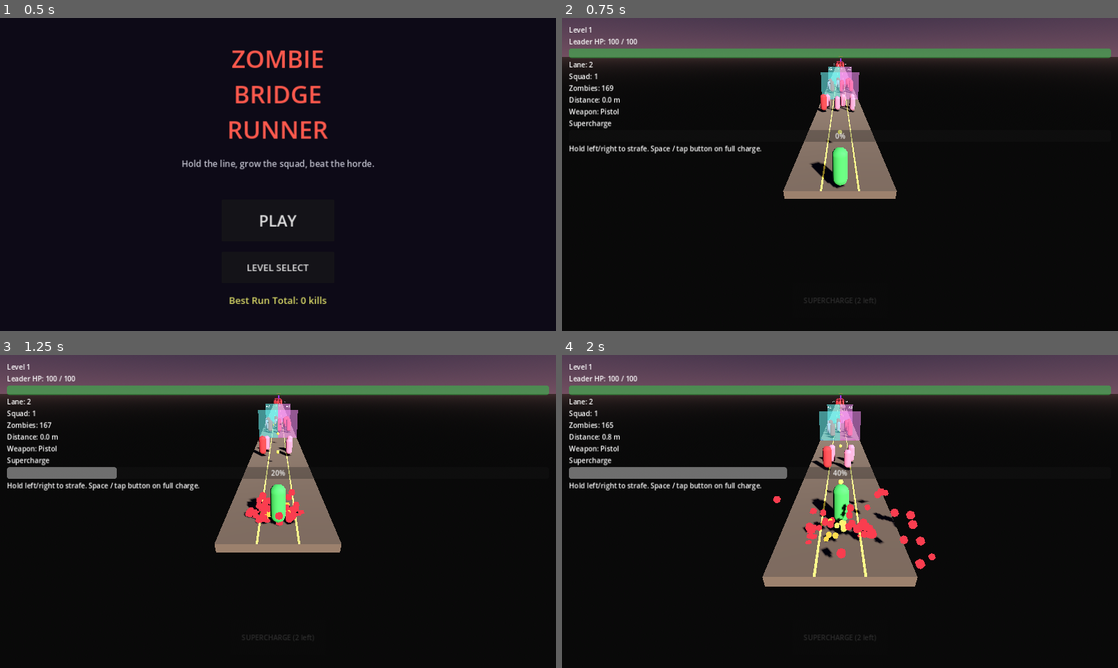
Above: before the commit, frames 1-4 (two rows, left to right).
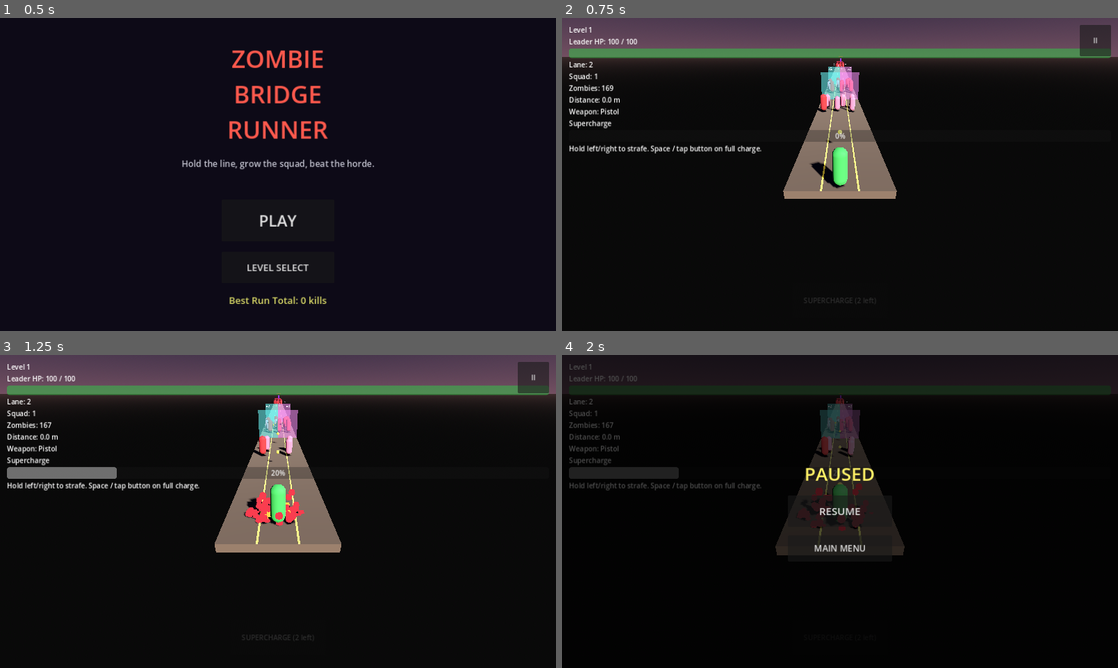
Above: after the commit, the same moments.

Repository: PawandeepSinghKhalsa/Hold-the-Line
Game: Godot game, scene res://scenes/title.tscn
The game is run twice, just before and just after one commit, with the same random seed, the same clock (stepped at 60 frames per second) and the same inputs.
Inputs (mouse positions are in pixels of both pictures, inside the frame that each line leads up to):
- Up to frame 1 (0.5 s): no input
- Up to frame 2 (0.75 s): click "PLAY" at 0.5 s
- Up to frame 3 (1.25 s): no input
- Up to frame 4 (2 s): click (1095, 376) at 1.25 s, where only the run after the commit has a clickable "II"

Frame 1 is identical in both runs. In frame 2, 0.6% of the frame differs, in the area x 93-99%, y 2-13%; in frame 3, 0.6%; in frame 4, 27%, in the area x 0-100%, y 0-92%.
Error before the commit: Invalid access to property or key 'lane_index' on a base object of type 'CharacterBody3D (soldier.gd)'. (res://scripts/hud.gd:52)
Error after the commit: Invalid access to property or key 'lane_index' on a base object of type 'CharacterBody3D (soldier.gd)'. (res://scripts/hud.gd:61)

Commit message:
Add pause button + pause overlay (desktop Escape / on-screen tap)
Wires a proper pause flow to the in-game HUD so the player can
freeze the action to look at the board or bail to the main menu
mid-run.

Behaviour:
- A small "II" button anchored to the top-right of the HUD pauses
  the game on tap.
- Pressing Escape on desktop toggles pause on / off (new "pause"
  input action added to project.godot, keycode 4194305).
- Pause overlay dims the screen 70% and shows a PAUSED title plus
  RESUME and MAIN MENU buttons.
- RESUME unpauses. MAIN MENU clears the pause flag first and routes
  through LevelManager.go_to_title so the next scene loads running.

Implementation:
- Pause is driven by get_tree().paused. The pause button, overlay,
  and HUD root CanvasLayer are all set process_mode = ALWAYS (3)
  so they keep processing input while the rest of the scene is
  frozen. Game-world nodes (soldier, zombies, bullets, spawners)
  stay on default PAUSABLE and freeze correctly.
- Pause is disabled once the run ends (victory / game over); the
  pause button hides when the post-run banner appears, so the
  player can't pause a finished level.
- Escape toggle is gated on GameManager.is_running so you can't
  pause on a menu scene.

https://claude.ai/code/session_01WNZkPqonAe5zQESFZUsP36

Diff:
--- a/project.godot
+++ b/project.godot
@@ -43,6 +43,11 @@
 "events": [Object(InputEventKey,"resource_local_to_scene":false,"resource_name":"","device":-1,"window_id":0,"alt_pressed":false,"shift_pressed":false,"ctrl_pressed":false,"meta_pressed":false,"pressed":false,"keycode":32,"physical_keycode":0,"key_label":0,"unicode":32,"echo":false,"script":null)
 ]
 }
+pause={
+"deadzone": 0.5,
+"events": [Object(InputEventKey,"resource_local_to_scene":false,"resource_name":"","device":-1,"window_id":0,"alt_pressed":false,"shift_pressed":false,"ctrl_pressed":false,"meta_pressed":false,"pressed":false,"keycode":4194305,"physical_keycode":0,"key_label":0,"unicode":0,"echo":false,"script":null)
+]
+}
 
 [input_devices]
 
--- a/scenes/hud.tscn
+++ b/scenes/hud.tscn
@@ -4,6 +4,7 @@
 
 [node name="HUD" type="CanvasLayer"]
 script = ExtResource("1_hud")
+process_mode = 3
 
 [node name="DamageFlash" type="ColorRect" parent="."]
 anchors_preset = 15
@@ -134,3 +135,73 @@
 focus_mode = 0
 visible = false
 text = "MAIN MENU"
+
+[node name="PauseButton" type="Button" parent="."]
+custom_minimum_size = Vector2(72, 72)
+anchors_preset = 1
+anchor_left = 1.0
+anchor_right = 1.0
+offset_left = -88.0
+offset_top = 16.0
+offset_right = -16.0
+offset_bottom = 88.0
+grow_horizontal = 0
+focus_mode = 0
+text = "II"
+process_mode = 3
+
+[node name="PauseOverlay" type="Control" parent="."]
+anchors_preset = 15
+anchor_right = 1.0
+anchor_bottom = 1.0
+grow_horizontal = 2
+grow_vertical = 2
+visible = false
+process_mode = 3
+
+[node name="Background" type="ColorRect" parent="PauseOverlay"]
+anchors_preset = 15
+anchor_right = 1.0
+anchor_bottom = 1.0
+grow_horizontal = 2
+grow_vertical = 2
+color = Color(0, 0, 0, 0.7)
+mouse_filter = 0
+
+[node name="Panel" type="VBoxContainer" parent="PauseOverlay"]
+anchors_preset = 8
+anchor_left = 0.5
+anchor_top = 0.5
+anchor_right = 0.5
+anchor_bottom = 0.5
+offset_left = -140.0
+offset_top = -120.0
+offset_right = 140.0
+offset_bottom = 120.0
+grow_horizontal = 2
+grow_vertical = 2
+alignment = 1
+theme_override_constants/separation = 20
+
+[node name="PausedLabel" type="Label" parent="PauseOverlay/Panel"]
+layout_mode = 2
+theme_override_colors/font_color = Color(1, 0.95, 0.4, 1)
+theme_override_font_sizes/font_size = 42
+text = "PAUSED"
+horizontal_alignment = 1
+
+[node name="ResumeButton" type="Button" parent="PauseOverlay/Panel"]
+custom_minimum_size = Vector2(240, 72)
+layout_mode = 2
+size_flags_horizontal = 4
+focus_mode = 0
+theme_override_font_sizes/font_size = 24
+text = "RESUME"
+
+[node name="PauseMainMenuButton" type="Button" parent="PauseOverlay/Panel"]
+custom_minimum_size = Vector2(240, 60)
+layout_mode = 2
+size_flags_horizontal = 4
+focus_mode = 0
+theme_override_font_sizes/font_size = 20
+text = "MAIN MENU"
--- a/scripts/hud.gd
+++ b/scripts/hud.gd
@@ -18,6 +18,10 @@
 @onready var supercharge_button: Button = $SuperchargeButton
 @onready var post_run_button: Button = $PostRunButton
 @onready var main_menu_button: Button = $MainMenuButton
+@onready var pause_button: Button = $PauseButton
+@onready var pause_overlay: Control = $PauseOverlay
+@onready var resume_button: Button = $PauseOverlay/Panel/ResumeButton
+@onready var pause_main_menu_button: Button = $PauseOverlay/Panel/PauseMainMenuButton
 @onready var damage_flash: ColorRect = $DamageFlash
 
 var _last_run_won: bool = false
@@ -35,9 +39,14 @@
 	supercharge_button.pressed.connect(_on_supercharge_button_pressed)
 	post_run_button.pressed.connect(_on_post_run_pressed)
 	main_menu_button.pressed.connect(_on_main_menu_pressed)
+	pause_button.pressed.connect(_on_pause_pressed)
+	resume_button.pressed.connect(_on_resume_pressed)
+	pause_main_menu_button.pressed.connect(_on_main_menu_pressed)
 	banner.visible = false
 	post_run_button.visible = false
 	main_menu_button.visible = false
+	pause_overlay.visible = false
+	get_tree().paused = false
 	_on_zombies_changed(GameManager.zombies_remaining)
 	_on_squad_changed(GameManager.squad_size)
 	_on_supercharge_changed(GameManager.supercharge)
@@ -58,6 +67,25 @@
 func _unhandled_input(event: InputEvent) -> void:
 	if event.is_action_pressed("supercharge"):
 		GameManager.try_trigger_supercharge()
+	elif event.is_action_pressed("pause"):
+		_toggle_pause()
+
+
+func _toggle_pause() -> void:
+	if not GameManager.is_running:
+		return
+	var now_paused: bool = not get_tree().paused
+	get_tree().paused = now_paused
+	pause_overlay.visible = now_paused
+	pause_button.visible = not now_paused
+
+
+func _on_pause_pressed() -> void:
+	_toggle_pause()
+
+
+func _on_resume_pressed() -> void:
+	_toggle_pause()
 
 
 func _process(_delta: float) -> void:
@@ -180,9 +208,12 @@
 	hint_label.text = ""
 	post_run_button.visible = true
 	main_menu_button.visible = true
+	pause_button.visible = false
+	pause_overlay.visible = false
 
 
 func _on_main_menu_pressed() -> void:
+	get_tree().paused = false
 	LevelManager.go_to_title()
 
 
